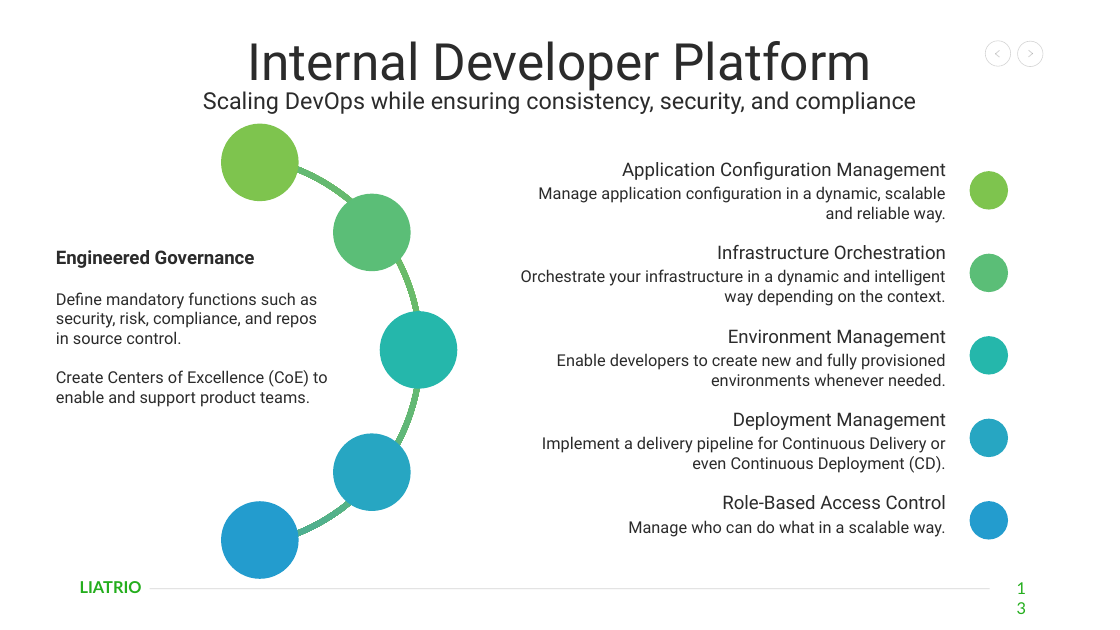
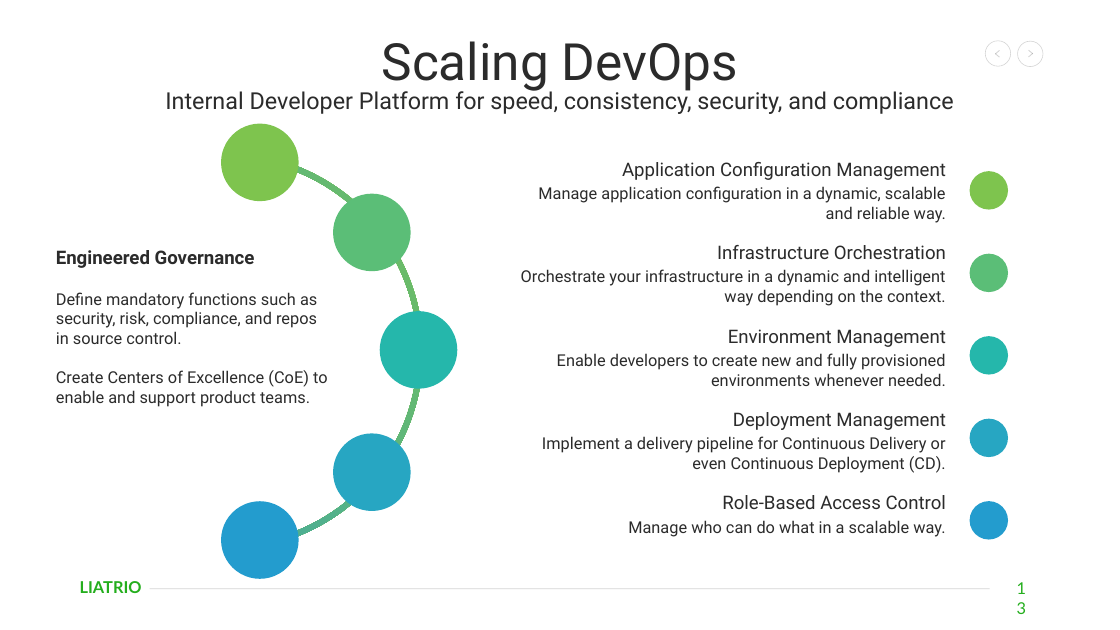
Before and after one commit to kevinjordan-99summits/liatrio-poc, a slide deck: slide 13 of docs/Presentation.pptx. Drawn at 1120x630 pixels with LibreOffice and Linux fonts; fonts in the diff are those of the drawing. Boxes give left, top, right and bottom in pixels: in the first picture for what was removed or moved away, otherwise in the second. Text is boxed around its words. In the diff, an @@ line names an element or a change of style, - is before the commit and + after.

```diff
--- a/docs/Presentation.pptx
+++ b/docs/Presentation.pptx
@@ title at (382,41,738,92): text changed @@
-Internal Developer Platform
+Scaling DevOps
@@ subtitle at (165,88,954,114): text changed @@
-Scaling DevOps while ensuring consistency, security, and compliance
+Internal Developer Platform for speed, consistency, security, and compliance
```
Also in this commit, not shown: 3 other slides changed, 6 other files.
